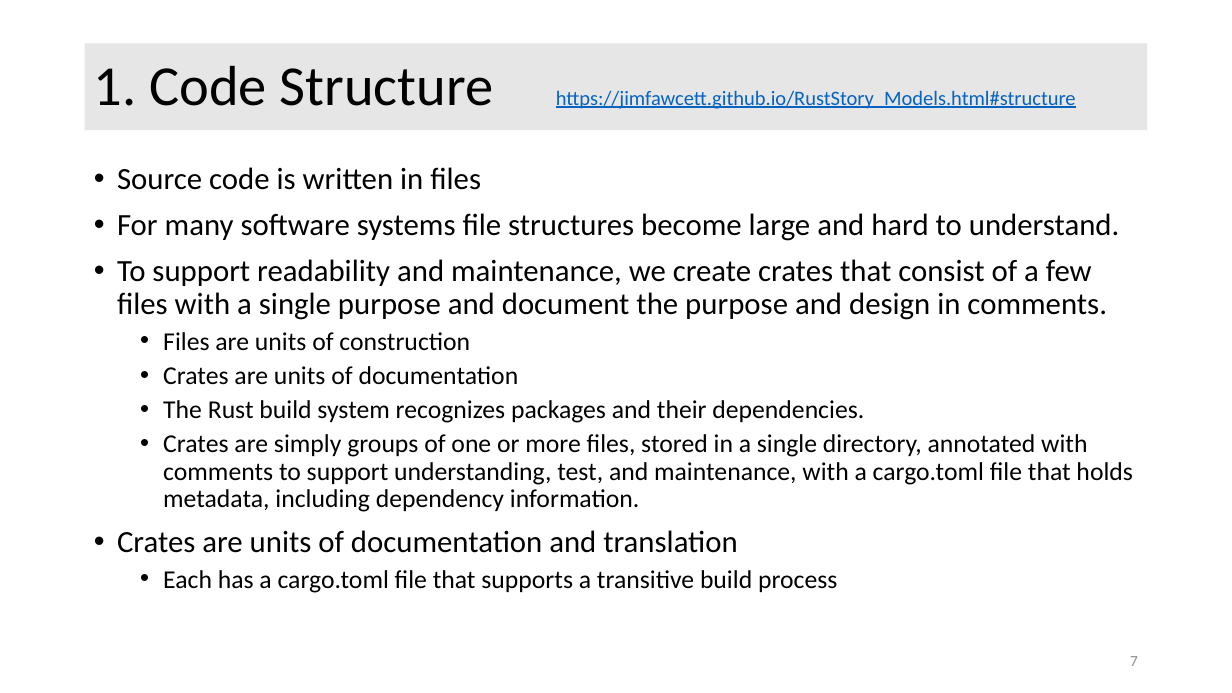
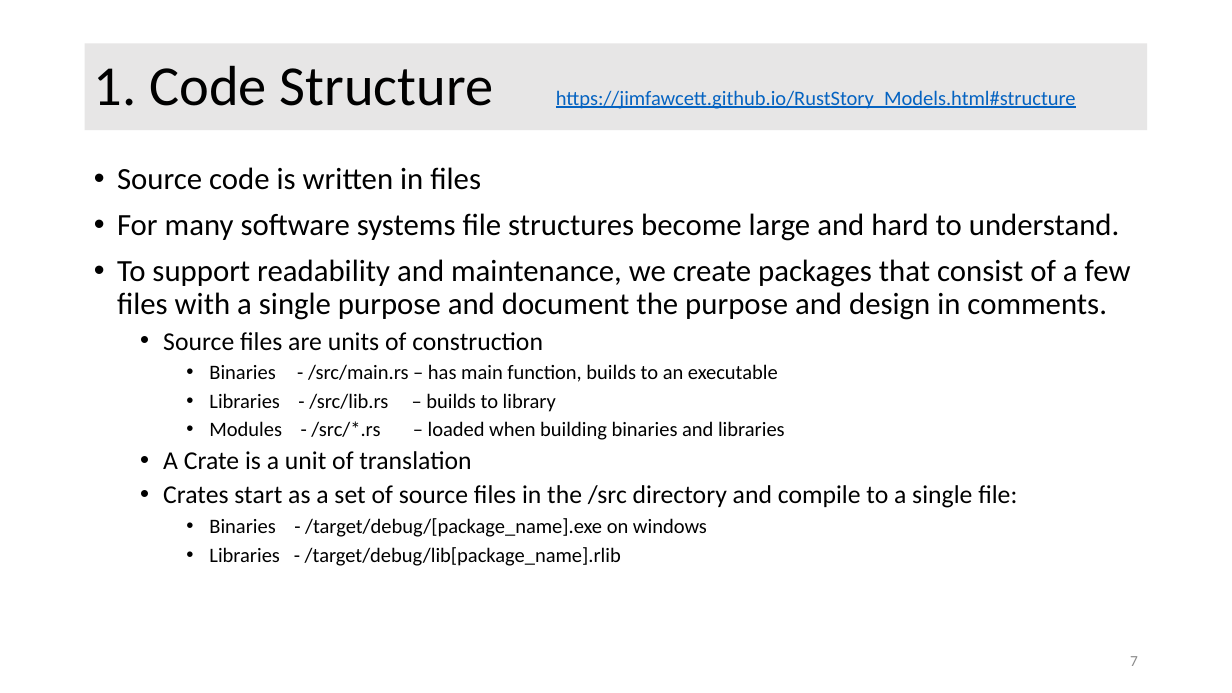
Before and after one commit to JimFawcett/JimFawcett.github.io, a slide deck: slide 7 of Resources/RustModels.pptx. Drawn at 1232x693 pixels with LibreOffice and Linux fonts; fonts in the diff are those of the drawing. Boxes give left, top, right and bottom in pixels: in the first picture for what was removed or moved away, otherwise in the second. Text is boxed around its words. In the diff, an @@ line names an element or a change of style, - is before the commit and + after.

Commit message:
updates to models and demos

```diff
--- a/Resources/RustModels.pptx
+++ b/Resources/RustModels.pptx
@@ text at <box>117,259,1131,566</box>: text changed; size 20 to 16 pt @@
-• To support readability and maintenance, we create crates that consist of a few files with a single purpose and document the purpose and design in comments.
-  • Files are units of construction
-  • Crates are units of documentation
-  • The Rust build system recognizes packages and their dependencies.
-  • Crates are simply groups of one or more files, stored in a single directory, annotated with comments to support understanding, test, and maintenance, with a cargo.toml file that holds metadata, including dependency information.
-• Crates are units of documentation and translation
-  • Each has a cargo.toml file that supports a transitive build process
+• To support readability and maintenance, we create packages that consist of a few files with a single purpose and document the purpose and design in comments.
+  • Source files are units of construction
+    • Binaries - /src/main.rs – has main function, builds to an executable
+    • Libraries - /src/lib.rs – builds to library
+    • Modules - /src/*.rs – loaded when building binaries and libraries
+  • A Crate is a unit of translation
+  • Crates start as a set of source files in the /src directory and compile to a single file:
+    • Binaries - /target/debug/[package_name].exe on windows
+    • Libraries - /target/debug/lib[package_name].rlib
```
Also in this commit, not shown: 4 other slides changed, 2 slides added, 1 slide removed, 5 other files.
